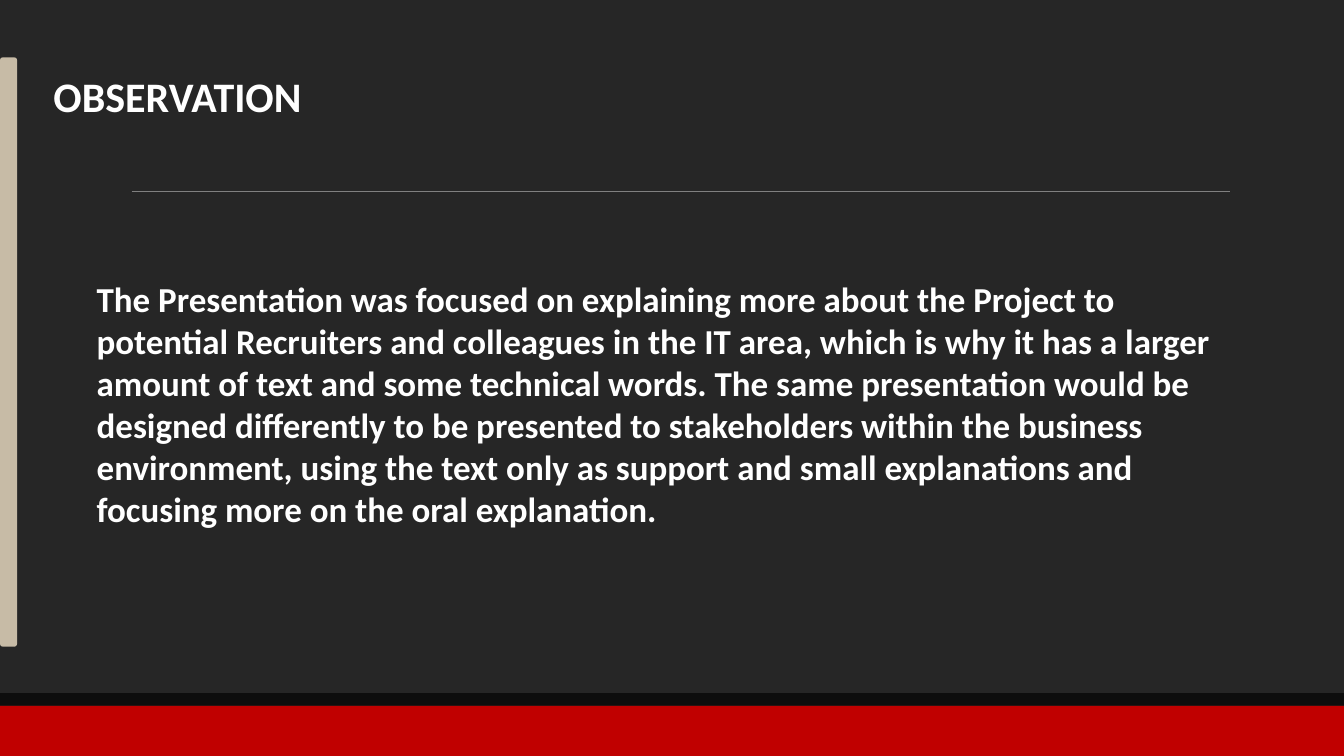
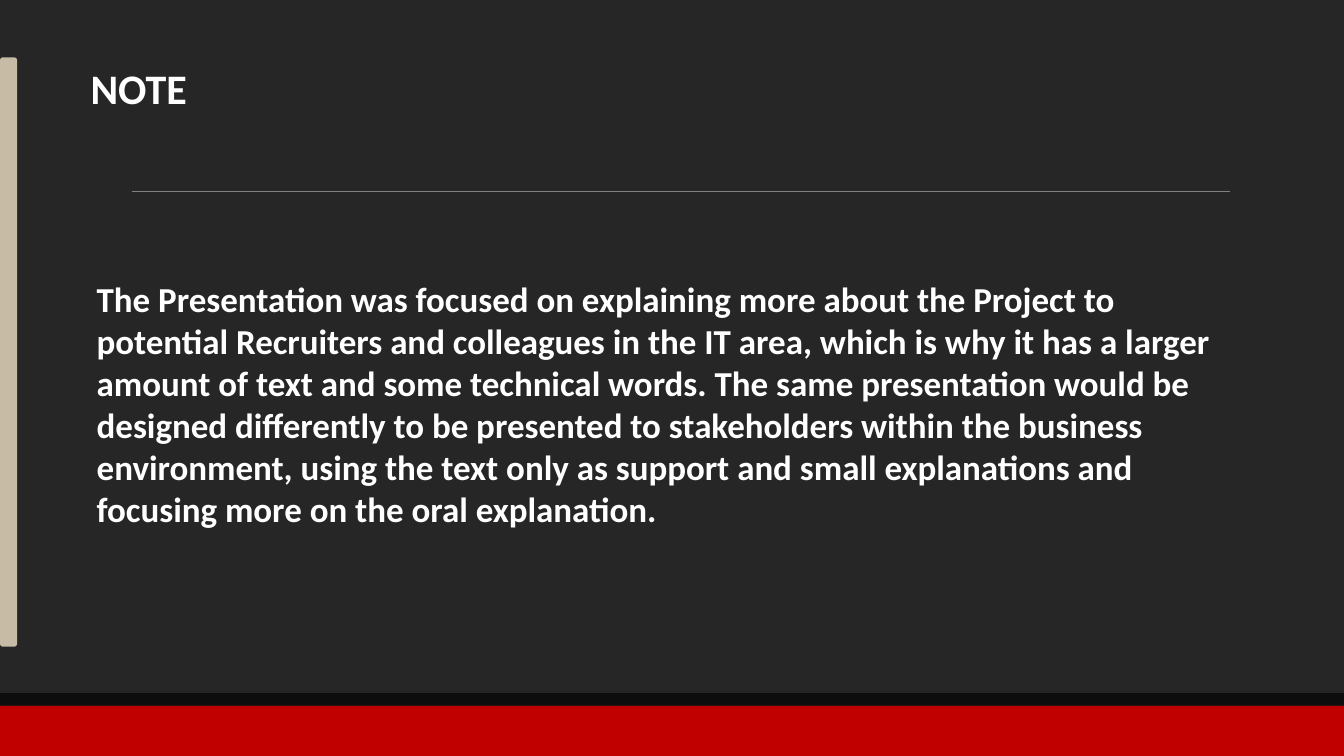
Before and after one commit to RiquelmoFerreira/Exploratory_Data_Analysis_Netflix_Top_10, a slide deck: slide 20 of Apresentacao-Presentation.pptx. Drawn at 1344x756 pixels with LibreOffice and Linux fonts; fonts in the diff are those of the drawing. Boxes give left, top, right and bottom in pixels: in the first picture for what was removed or moved away, otherwise in the second. Text is boxed around its words. In the diff, an @@ line names an element or a change of style, - is before the commit and + after.

```diff
--- a/Apresentacao-Presentation.pptx
+++ b/Apresentacao-Presentation.pptx
@@ text at [91, 76, 187, 105]: text changed @@
-OBSERVATION
+NOTE
```
Also in this commit, not shown: 1 other slide changed.
